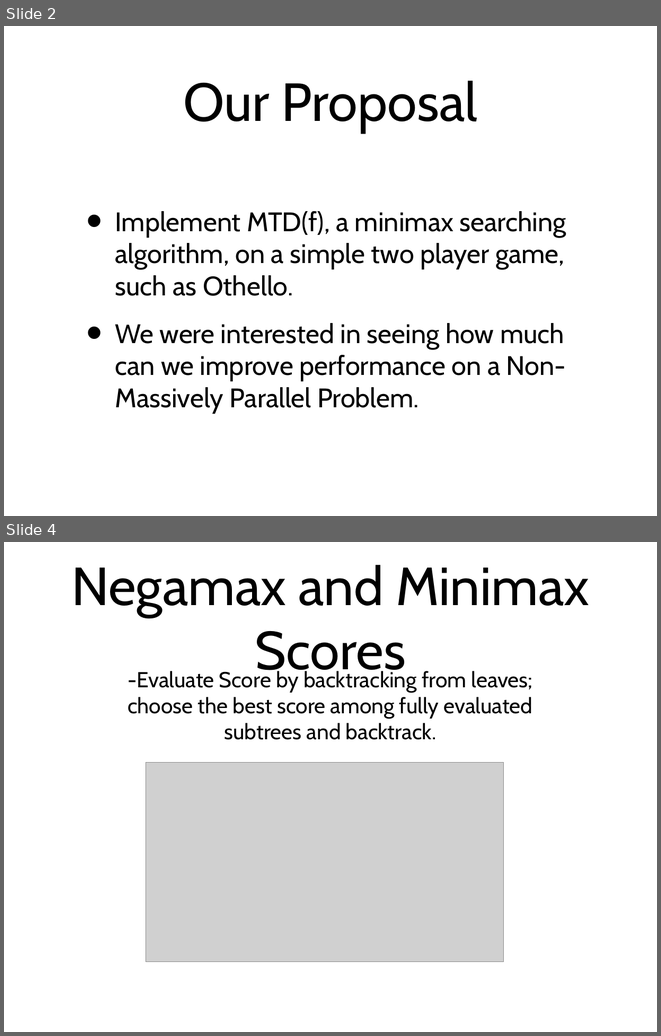
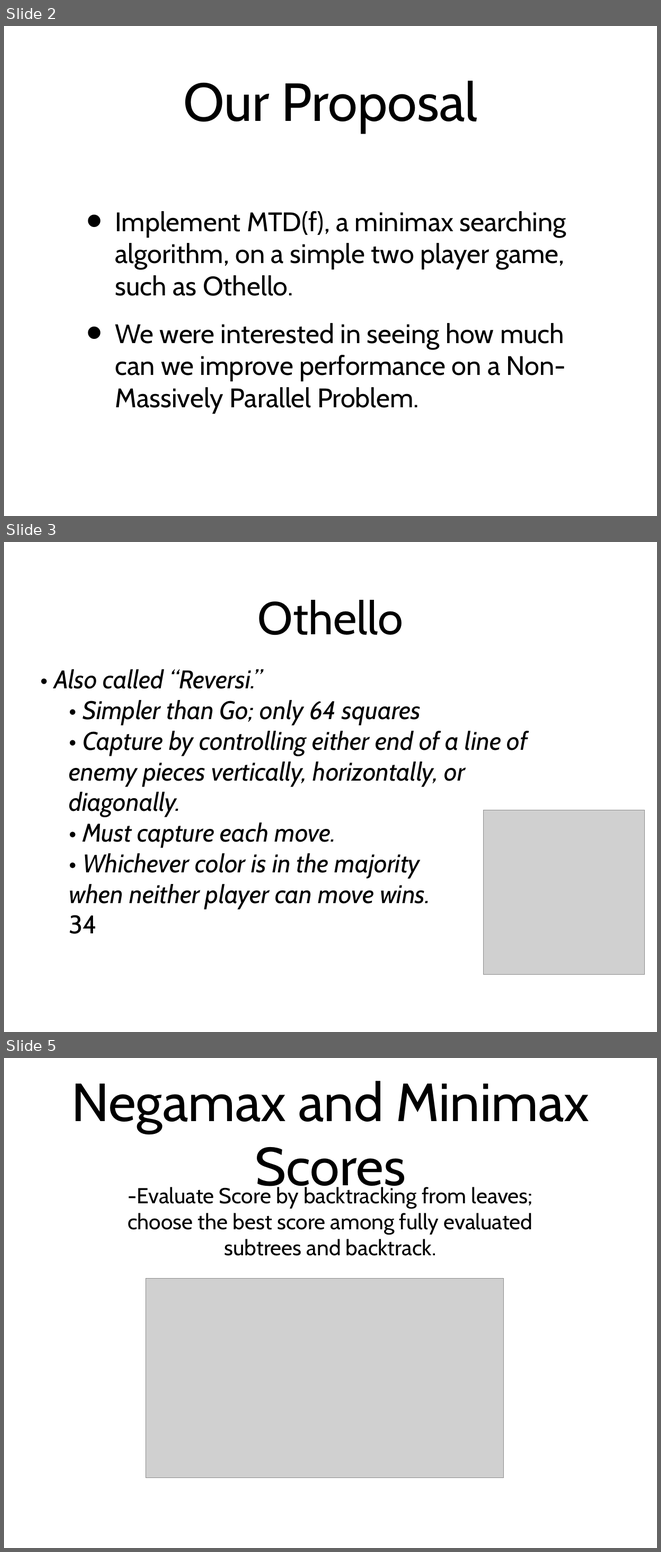
Before and after one commit to amod0017/rit-othello, a slide deck: Othello/other/Othello-Presentation-2.ppt. Shown one above the other, each under a label of ours: slides 2 and 4 before the commit, slides 2, 3 and 5 after it; the slides between them are not shown. The pictures are 661x1036 and 661x1552 pixels, drawn with LibreOffice and Linux fonts; fonts in the diff are those of the drawing; grey boxes stand for pictures. Boxes give left, top, right and bottom in pixels: in the first picture for what was removed or moved away, otherwise in the second. Text is boxed around its words. In the diff, an @@ line names an element or a change of style, - is before the commit and + after.

```diff
--- a/Othello/other/Othello-Presentation-2.ppt
+++ b/Othello/other/Othello-Presentation-2.ppt
@@ slide 3 added at [4,542,657,1032], background #FFFFFF @@
@@ title added at [257,600,403,635], 72 pt, text #000000 @@
+Othello
@@ text added at [54,669,528,934], 40 pt, text #000000, italic @@
+• Also called “Reversi.”
+• Simpler than Go; only 64 squares
+• Capture by controlling either end of a line of
+enemy pieces vertically, horizontally, or
+diagonally.
+• Must capture each move.
+• Whichever color is in the majority
+when neither player can move wins.
+34
@@ picture added at [484,810,644,974] @@
@@ what was slide 4 is now slide 5 @@
```
Also in this commit, not shown: 11 slides changed, 18 other slides added, 11 slides removed.
